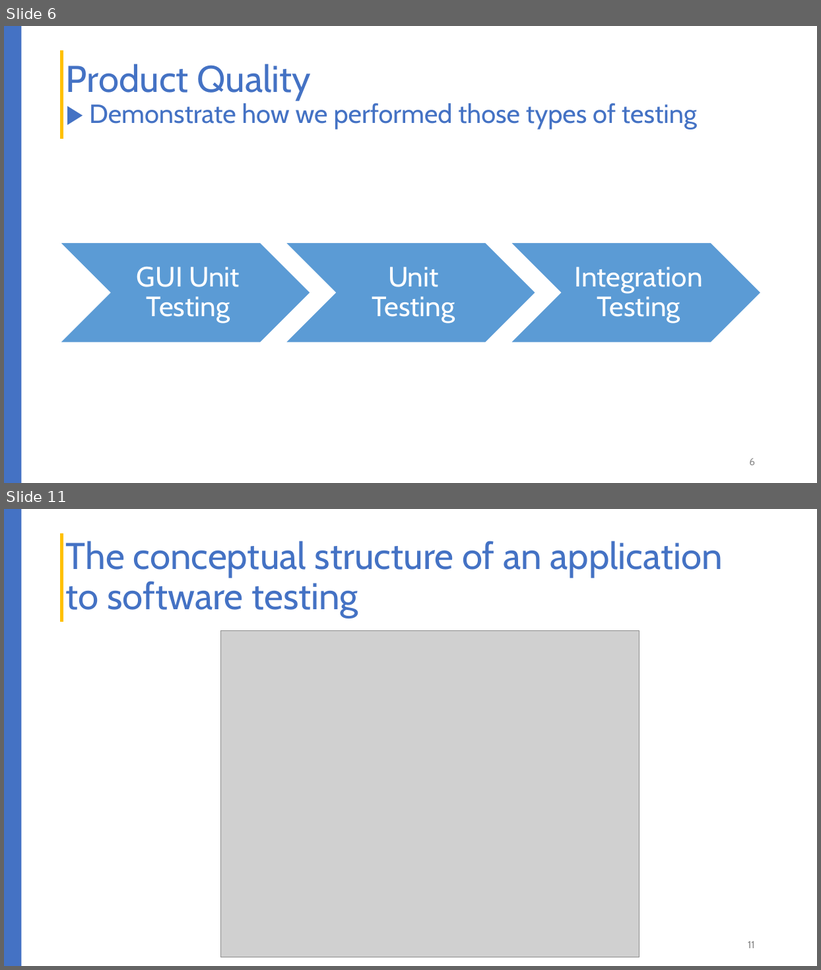
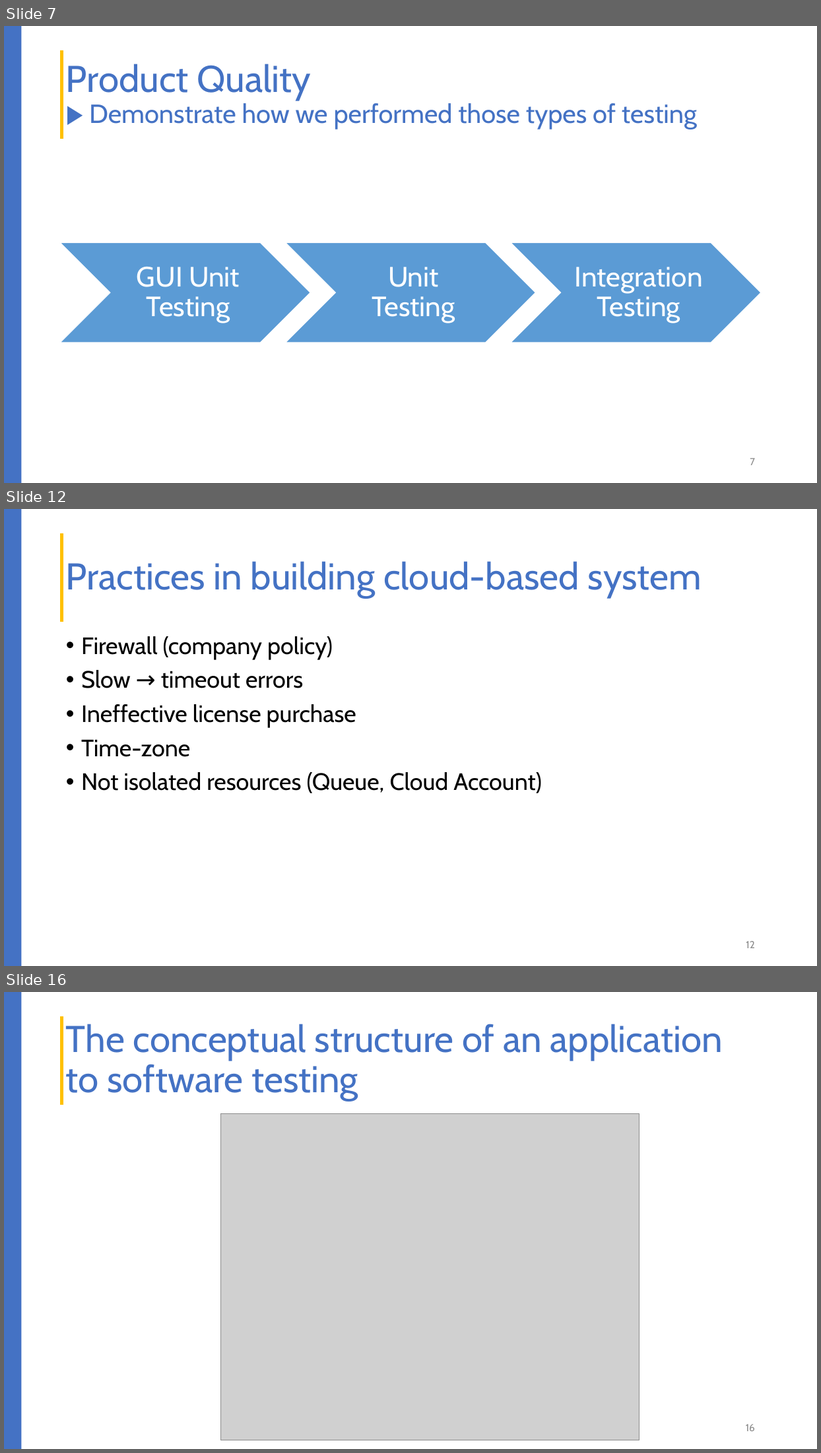
Before and after one commit to liepnguyen/Planru, a slide deck: Documents/Lessons Learned From Agile Quality Assurance In Scrum.pptx. Shown one above the other, each under a label of ours: slides 6 and 11 before the commit, slides 7, 12 and 16 after it; the slides between them are not shown. The pictures are 821x970 and 821x1453 pixels, drawn with LibreOffice and Linux fonts; fonts in the diff are those of the drawing; grey boxes stand for pictures. Boxes give left, top, right and bottom in pixels: in the first picture for what was removed or moved away, otherwise in the second. Text is boxed around its words. In the diff, an @@ line names an element or a change of style, - is before the commit and + after.

```diff
--- a/Documents/Lessons Learned From Agile Quality Assurance In Scrum.pptx
+++ b/Documents/Lessons Learned From Agile Quality Assurance In Scrum.pptx
@@ slide 12 added at (4, 509, 817, 966), background #FFFFFF; not listed: 2 template elements that a slide beside it also shows @@
@@ title added at (66, 561, 702, 598), 44 pt, text #4472C4 @@
+Practices in building cloud-based system
@@ text added at (81, 636, 542, 793), 28 pt, text #000000 @@
+• Firewall (company policy)
+• Slow → timeout errors
+• Ineffective license purchase
+• Time-zone
+• Not isolated resources (Queue, Cloud Account)
@@ page number added at (746, 941, 755, 949), 12 pt, text #8C8C8C @@
+12
@@ what was slide 6 is now slide 7 @@
@@ page number at (750, 458, 755, 466): text changed @@
-6
+7
@@ what was slide 11 is now slide 16 @@
@@ page number at (746, 1424, 755, 1432): text changed @@
-11
+16
```
Also in this commit, not shown: 4 slides changed, 5 other slides added, 1 slide removed.
